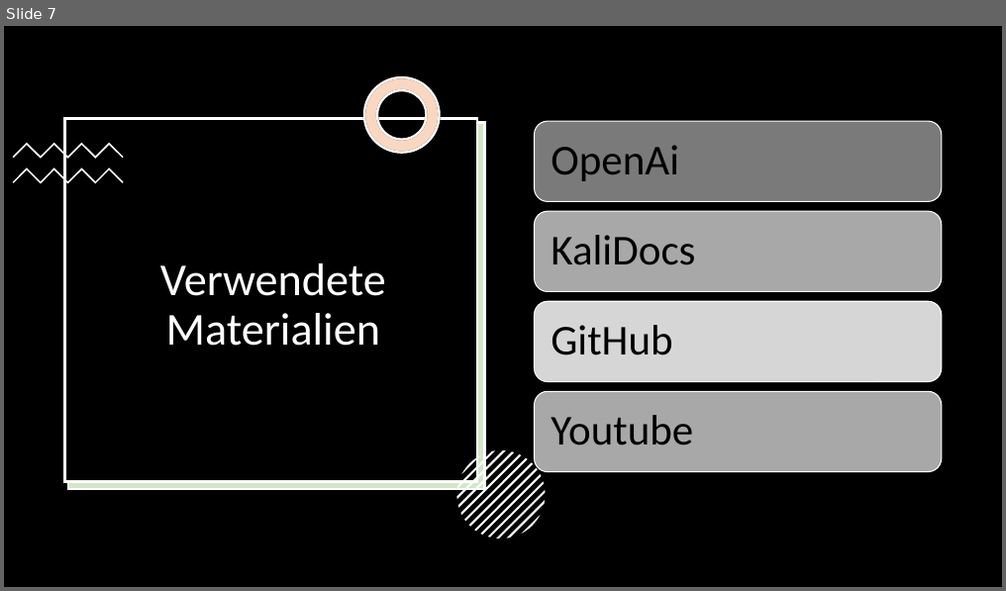
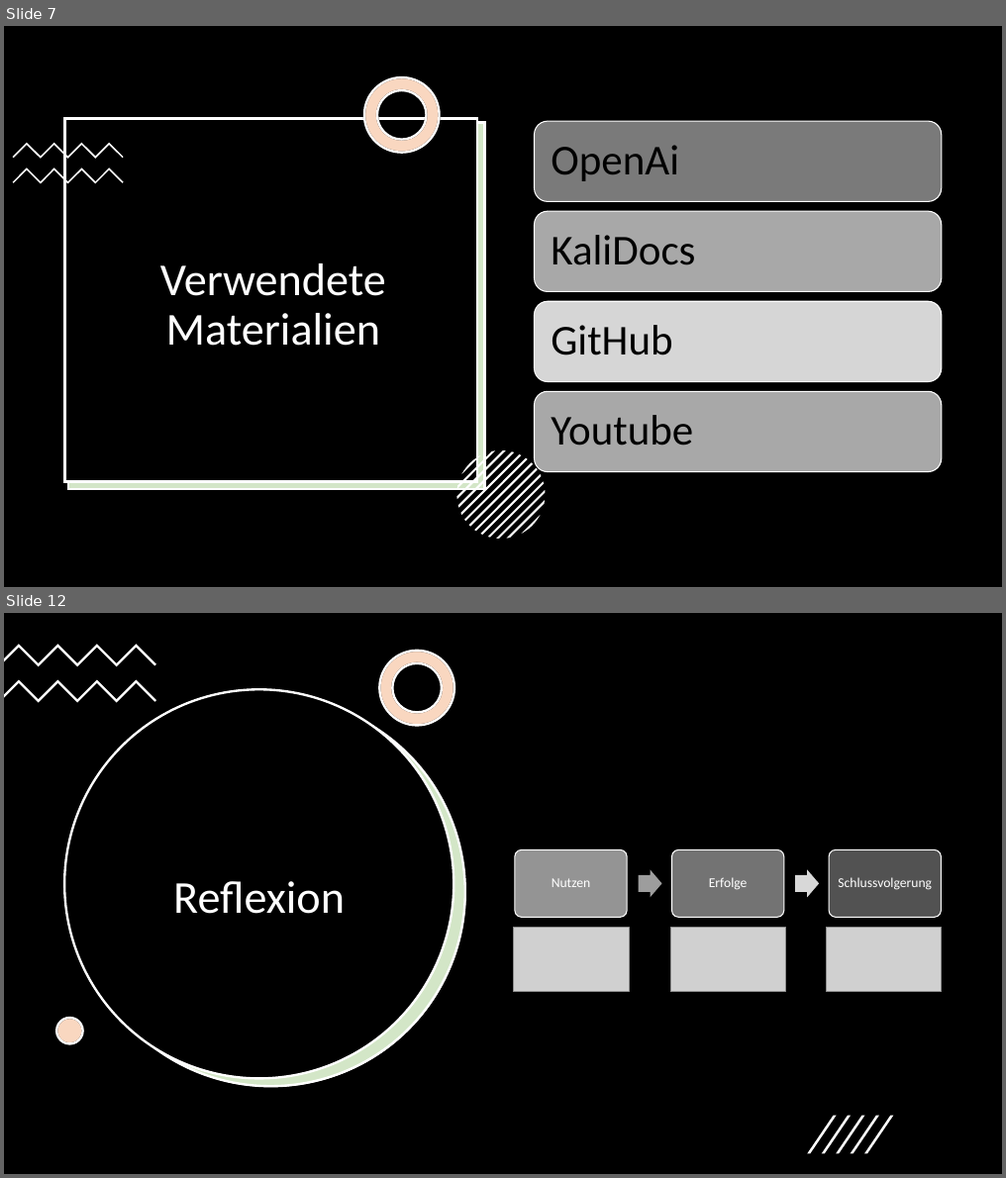
Before and after one commit to Rayleeigh/projectweek-KaliLinux-documentation, a slide deck: KaliLinuxPowerPoint.pptx. Shown one above the other, each under a label of ours: slide 7 before the commit, slides 7 and 12 after it; the slides between them are not shown. The pictures are 1006x591 and 1006x1178 pixels, drawn with LibreOffice and Linux fonts; fonts in the diff are those of the drawing; grey boxes stand for pictures. Boxes give left, top, right and bottom in pixels: in the first picture for what was removed or moved away, otherwise in the second. Text is boxed around its words. In the diff, an @@ line names an element or a change of style, - is before the commit and + after.

```diff
--- a/KaliLinuxPowerPoint.pptx
+++ b/KaliLinuxPowerPoint.pptx
@@ slide 12 added at (x1=4, y1=613, x2=1002, y2=1174), background #FFFFFF @@
@@ rectangle added at (x1=4, y1=613, x2=1002, y2=1174), fill #000000 @@
@@ freeform shape added at (x1=4, y1=644, x2=156, y2=666), fill #FFFFFF @@
@@ freeform shape added at (x1=380, y1=651, x2=454, y2=725), fill #FFFFFF, outline #000000 2.25 pt @@
@@ freeform shape added at (x1=380, y1=651, x2=454, y2=725), fill #ED7D31 at 30% opacity, outline #FFFFFF 2.25 pt @@
@@ freeform shape added at (x1=4, y1=679, x2=156, y2=702), fill #FFFFFF @@
@@ ellipse added at (x1=64, y1=689, x2=453, y2=1078), fill #000000, outline #FFFFFF 2.25 pt @@
@@ ellipse added at (x1=76, y1=698, x2=466, y2=1087), fill #FFFFFF @@
@@ ellipse added at (x1=76, y1=697, x2=465, y2=1087), fill #70AD47 at 30% opacity, outline #FFFFFF 2.25 pt @@
@@ group added at (x1=515, y1=851, x2=942, y2=918): 3 rounded rectangles, 3 texts, 2 right arrows @@
+Nutzen
+Erfolge
+Schlussvolgerung
@@ title added at (x1=173, y1=881, x2=345, y2=914), 44 pt, text #FFFFFF @@
+Reflexion
@@ picture added at (x1=514, y1=928, x2=629, y2=992) @@
@@ picture added at (x1=670, y1=928, x2=785, y2=992) @@
@@ picture added at (x1=827, y1=928, x2=942, y2=992) @@
@@ ellipse added at (x1=56, y1=1018, x2=82, y2=1045), fill #FFFFFF, outline #000000 2.25 pt @@
@@ ellipse added at (x1=56, y1=1018, x2=82, y2=1045), fill #ED7D31 at 30% opacity, outline #FFFFFF 2.25 pt @@
@@ group added at (x1=807, y1=1115, x2=894, y2=1154): 5 freeform shapes @@
```
Also in this commit, not shown: 3 slides changed, 6 other slides added.
